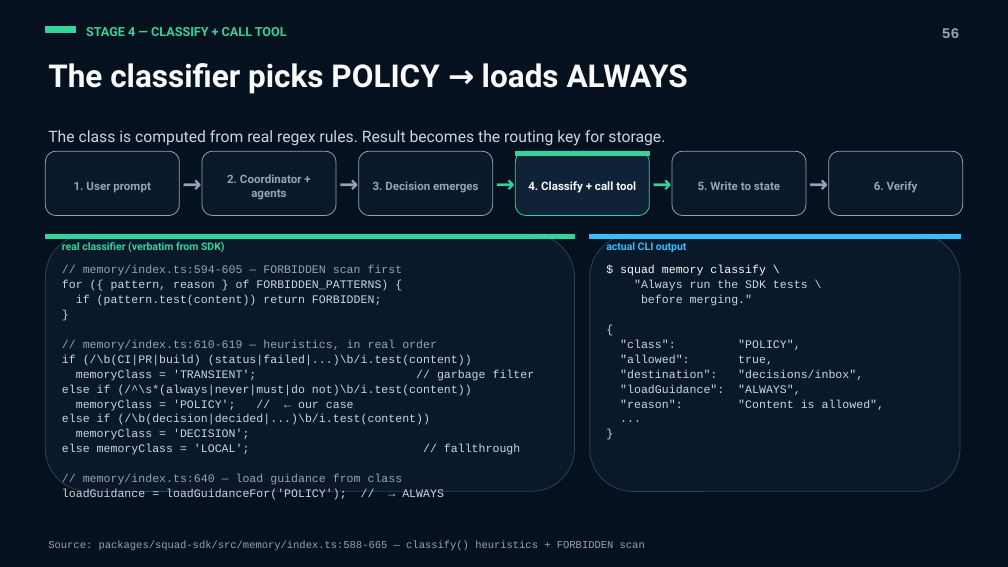
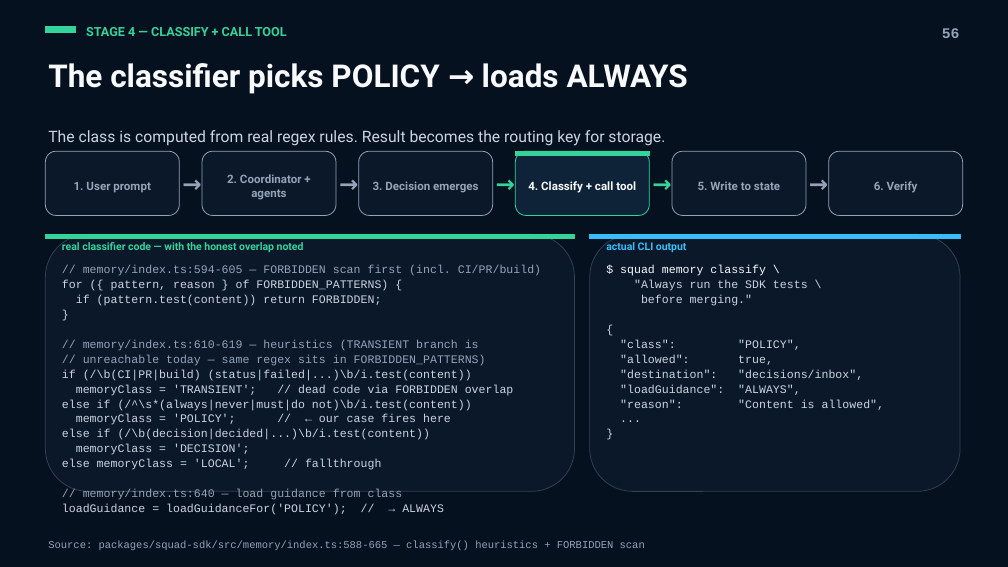
Before and after one commit to bradygaster/squad, a slide deck: slide 57 of docs/advanced-squad-session/advanced-squad-session.pptx. Drawn at 1008x567 pixels with LibreOffice and Linux fonts; fonts in the diff are those of the drawing. Boxes give left, top, right and bottom in pixels: in the first picture for what was removed or moved away, otherwise in the second. Text is boxed around its words. In the diff, an @@ line names an element or a change of style, - is before the commit and + after.

```diff
--- a/docs/advanced-squad-session/advanced-squad-session.pptx
+++ b/docs/advanced-squad-session/advanced-squad-session.pptx
@@ text at <box>62,242,304,252</box>: text changed @@
-real classifier (verbatim from SDK)
+real classifier code — with the honest overlap noted
@@ text at <box>83,265,541,276</box>: text changed @@
-// memory/index.ts:594-605 — FORBIDDEN scan first
+// memory/index.ts:594-605 — FORBIDDEN scan first (incl. CI/PR/build)
@@ text at <box>83,340,486,366</box>: text changed @@
-// memory/index.ts:610-619 — heuristics, in real order
+// memory/index.ts:610-619 — heuristics (TRANSIENT branch is
+// unreachable today — same regex sits in FORBIDDEN_PATTERNS)
@@ text at <box>76,385,514,396</box>: text changed @@
-memoryClass = 'TRANSIENT'; // garbage filter
+memoryClass = 'TRANSIENT'; // dead code via FORBIDDEN overlap
@@ text at <box>76,414,451,425</box>: text changed @@
-memoryClass = 'POLICY'; // ← our case
+memoryClass = 'POLICY'; // ← our case fires here
```
Also in this commit, not shown: 7 other slides changed, 1 slide added, 1 other file.
